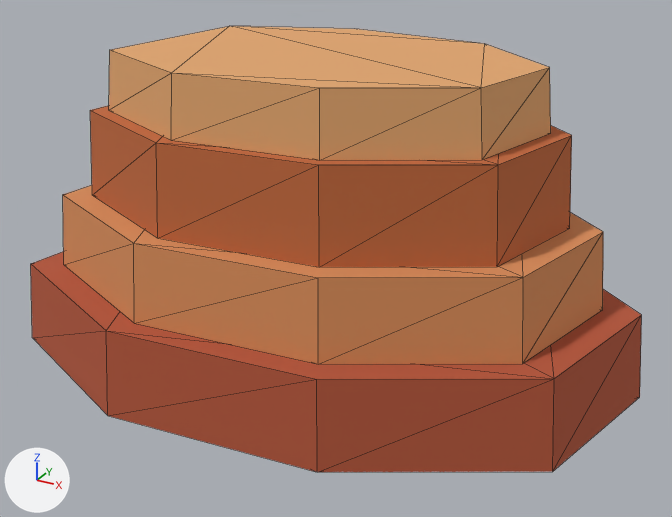
The glTF model 3d/assets/journey_mesa.glb: old version first, new version second.
Before and after are seen from a 50 mm lens placed at (43.8, -78.0, 49.8), pointed at (2.2, -2.5, 12.0). Arrows for +X, +Y and +Z are at lower left; the lights stay in place. The picture after the commit comes second. Mesh edges are drawn as thin lines. Where no turn or scale is listed for an object, it has been applied to the vertices. Vertices at exactly the same position are counted once.

Objects in the first picture: 'Mesa_body'.
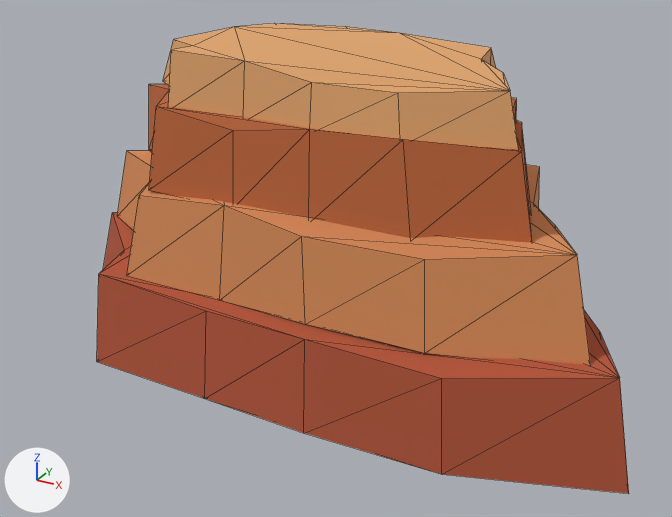
What differs and where, as boxes (x1, y1, x2, y2) in the pictures (672 x 517 px):
'Mesa_body', reshaped (13% narrower): before (31, 26, 642, 472); after (97, 24, 629, 494)
part 1 of me_mesa_body, rebuilt: before (31, 251, 642, 472); after (97, 213, 629, 494)
part 2 of me_mesa_body, rebuilt: before (63, 185, 603, 364); after (117, 151, 591, 365)
part 3 of me_mesa_body, rebuilt (20% narrower): before (90, 106, 572, 267); after (149, 84, 532, 243)
part 4 of me_mesa_body, rebuilt (19% narrower, 7% shorter): before (109, 26, 551, 160); after (163, 24, 519, 149)

Diff of the bpy script that builds the scene:
```diff
--- a/3d/assets/journey_mesa.glb.py
+++ b/3d/assets/journey_mesa.glb.py
@@ me_mesa_body @@
 # used by ob_mesa_body; location = (0.0, 0.0, 0.0)
-me_mesa_body.from_pydata(...)  # 64 vertices, 112 faces; spans x -30.0..32.0, y -22.0..20.0, z 0.0..32.0
+me_mesa_body.from_pydata(...)  # 112 vertices, 208 faces; spans x -32.6..34.5, y -15.4..19.5, z 0.0..32.7
+# me_mesa_body part 1: the loose piece of 16 vertices spanning x -30.0..32.0, y -22.0..20.0, z 0.0..9.0 is rebuilt with 28 vertices and now spans x -32.6..34.5, y -15.4..19.5, z 0.0..10.8
+# me_mesa_body part 2: the loose piece of 16 vertices spanning x -25.8..27.5, y -18.9..17.2, z 9.0..17.0 is rebuilt with 28 vertices and now spans x -28.7..29.9, y -12.9..16.9, z 10.0..19.8
+# me_mesa_body part 3: the loose piece of 16 vertices spanning x -22.2..23.7, y -16.3..14.8, z 17.0..26.0 is rebuilt with 28 vertices and now spans x -23.0..23.6, y -10.9..13.7, z 19.0..27.8
+# me_mesa_body part 4: the loose piece of 16 vertices spanning x -19.8..21.1, y -14.5..13.2, z 26.0..32.0 is rebuilt with 28 vertices and now spans x -20.3..21.5, y -9.8..12.5, z 27.0..32.7
 me_mesa_body.materials.append(mat_mesa1)
```
